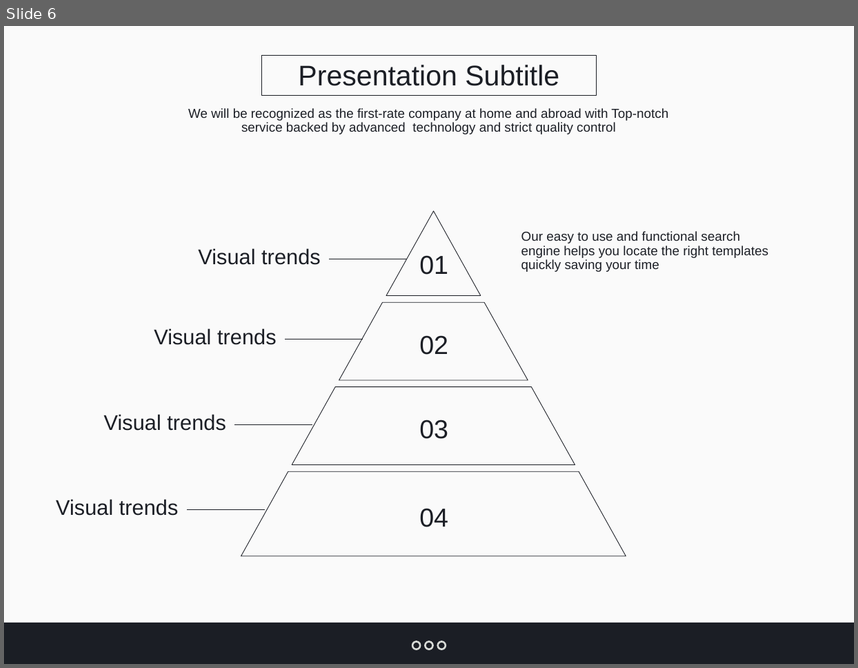
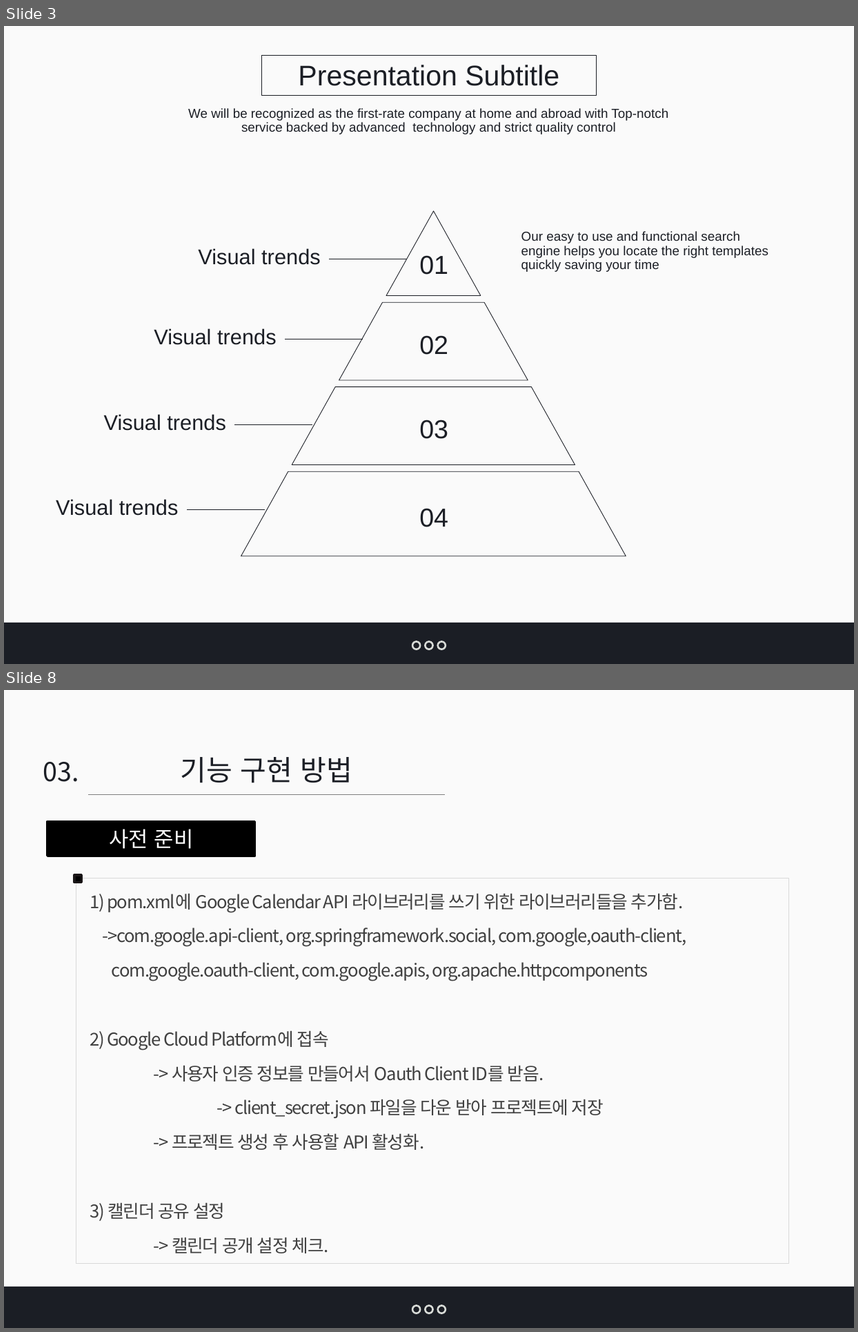
Before and after one commit to jangys/calendarProjectDocument, a slide deck: O0100010.pptx. Shown one above the other, each under a label of ours: slide 6 before the commit, slides 3 and 8 after it; the slides between them are not shown. The pictures are 858x668 and 858x1332 pixels, drawn with LibreOffice and Linux fonts; fonts in the diff are those of the drawing. Boxes give left, top, right and bottom in pixels: in the first picture for what was removed or moved away, otherwise in the second. Text is boxed around its words. In the diff, an @@ line names an element or a change of style, - is before the commit and + after.

```diff
--- a/O0100010.pptx
+++ b/O0100010.pptx
@@ slide 8 added at [4, 690, 854, 1328], background #FFFFFF; not listed: 2 template elements that a slide beside it also shows @@
@@ text added at [43, 762, 79, 782], 22 pt, text #1B1E25 @@
+03.
@@ text added at [181, 757, 353, 783], 24 pt, text #1B1E25 @@
+기능 구현 방법
@@ line added from (88, 795) to (445, 795), #808080 0.75 pt @@
@@ rectangle added at [47, 822, 254, 856], fill #000000, outline #000000 2 pt, 18 pt, text #FFFFFF @@
+사전 준비
@@ rectangle added at [74, 876, 82, 882], fill #000000, outline #1A1617 2 pt @@
@@ rectangle added at [76, 878, 789, 1263], outline #D9D9D9 0.5 pt, 15 pt, text #404040 @@
+1) pom.xml에 Google Calendar API 라이브러리를 쓰기 위한 라이브러리들을 추가함.
+->com.google.api-client, org.springframework.social, com.google,oauth-client,
+com.google.oauth-client, com.google.apis, org.apache.httpcomponents
+2) Google Cloud Platform에 접속
+-> 사용자 인증 정보를 만들어서 Oauth Client ID를 받음.
+-> client_secret.json 파일을 다운 받아 프로젝트에 저장
+-> 프로젝트 생성 후 사용할 API 활성화.
+3) 캘린더 공유 설정
+-> 캘린더 공개 설정 체크.
@@ ellipse added at [413, 1305, 421, 1313], fill #1B1E25, outline #D8DBD7 1.5 pt @@
@@ ellipse added at [425, 1305, 432, 1313], fill #1B1E25, outline #D8DBD7 1.5 pt @@
@@ ellipse added at [437, 1305, 445, 1313], fill #1B1E25, outline #D8DBD7 1.5 pt @@
@@ what was slide 6 is now slide 3 @@
```
Also in this commit, not shown: 1 slide changed, 19 other slides added, 3 slides removed, 2 other files.
